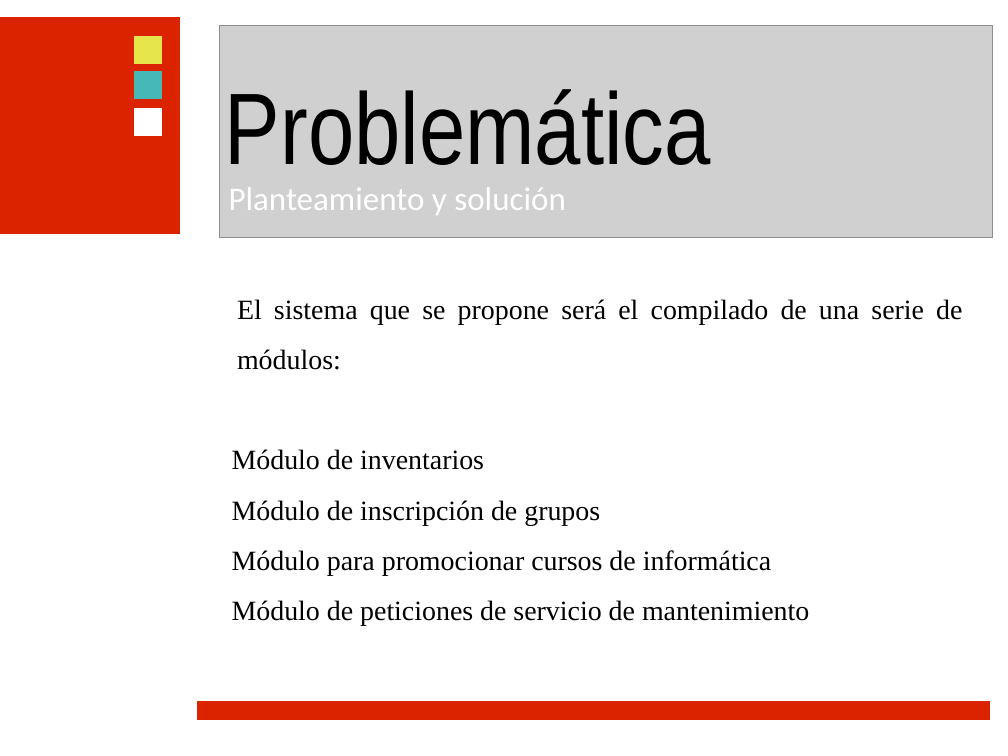
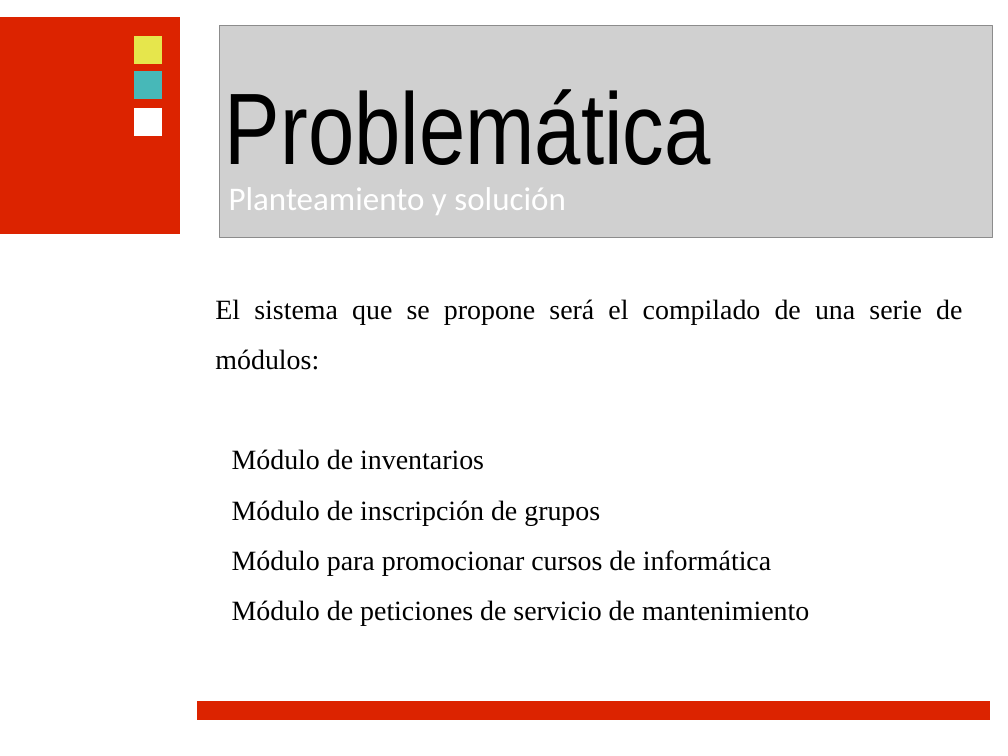
Before and after one commit to ramayac/jhard, a slide deck: slide 10 of presentaciones/primera defensa/jhard-alternativa1.odp. Drawn at 1008x756 pixels with LibreOffice and Linux fonts; fonts in the diff are those of the drawing; grey boxes stand for pictures; background and template pictures are left out. Boxes give left, top, right and bottom in pixels: in the first picture for what was removed or moved away, otherwise in the second. Text is boxed around its words. In the diff, an @@ line names an element or a change of style, - is before the commit and + after.

```diff
--- a/presentaciones/primera defensa/jhard-alternativa1.odp
+++ b/presentaciones/primera defensa/jhard-alternativa1.odp
@@ text at [215,299,962,370]: bullet ● to none @@
```
Also in this commit, not shown: 7 other slides changed.
